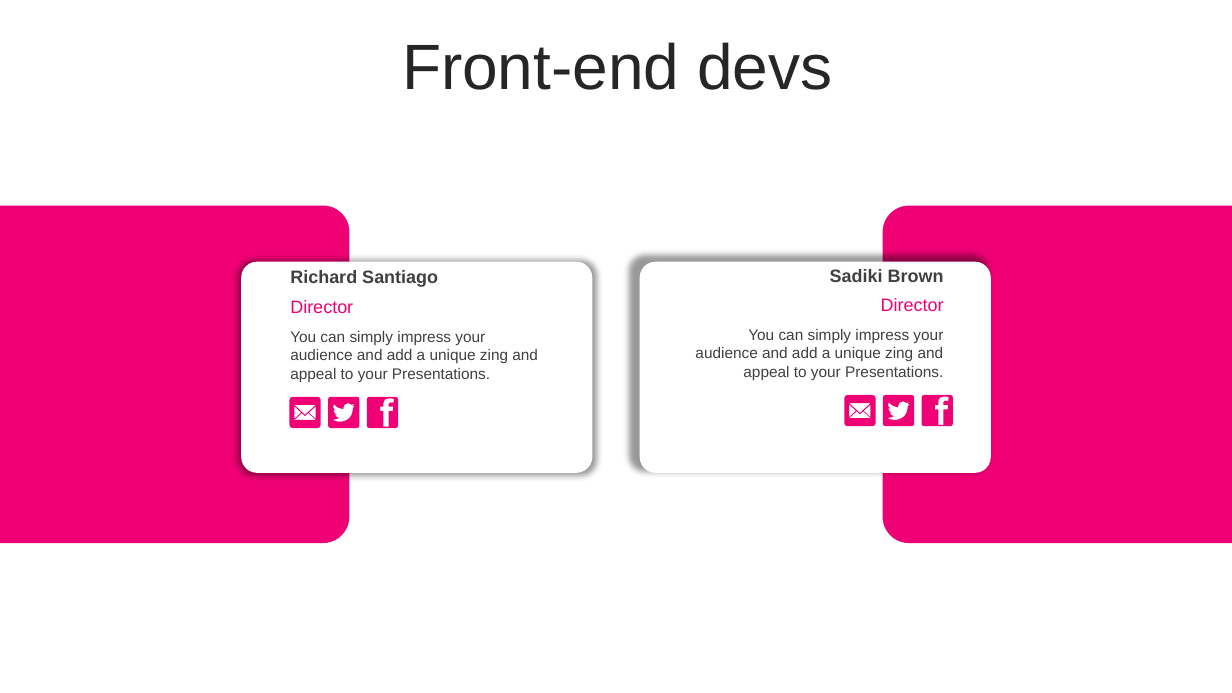
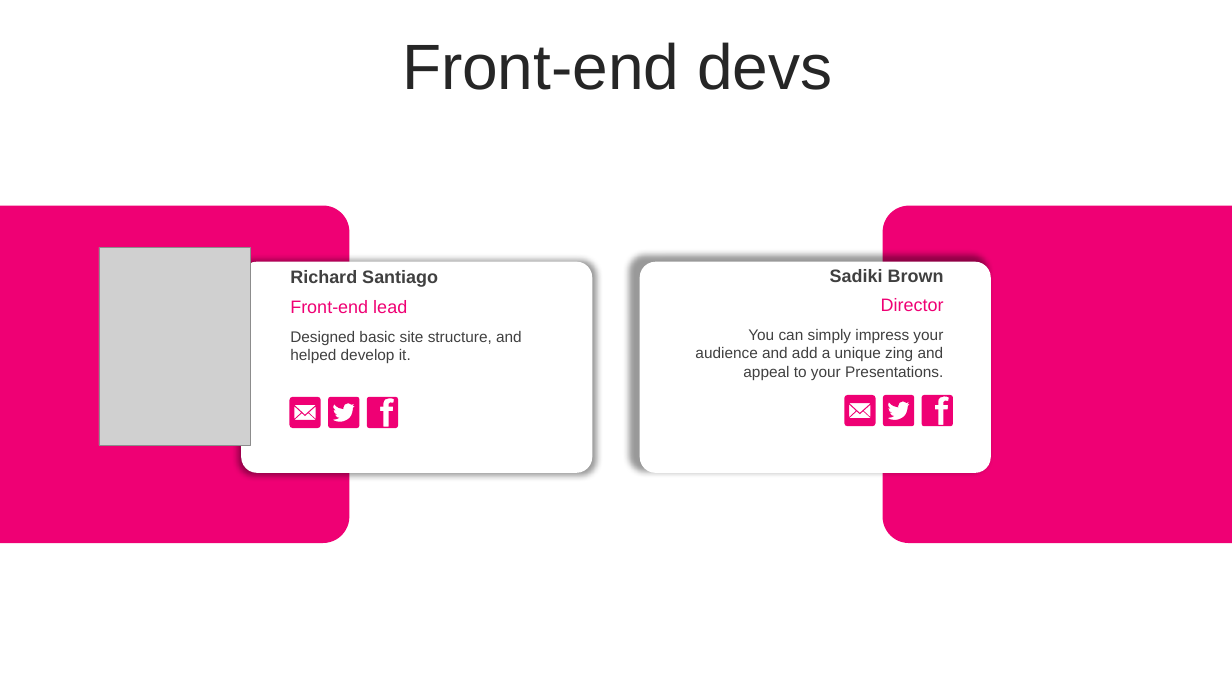
Before and after one commit to cen4010-s2019-g01/TeamProject, a slide deck: slide 2 of CritiqueCafe Project/M5PPT-WIP.pptx. Drawn at 1232x693 pixels with LibreOffice and Linux fonts; fonts in the diff are those of the drawing; grey boxes stand for pictures. Boxes give left, top, right and bottom in pixels: in the first picture for what was removed or moved away, otherwise in the second. Text is boxed around its words. In the diff, an @@ line names an element or a change of style, - is before the commit and + after.

Commit message:
Add files via upload
My personal info

```diff
--- a/CritiqueCafe Project/M5PPT-WIP.pptx
+++ b/CritiqueCafe Project/M5PPT-WIP.pptx
@@ picture added at (x1=99, y1=248, x2=250, y2=445) @@
@@ text at (x1=290, y1=300, x2=407, y2=313): text changed @@
-Director
+Front-end lead
@@ text at (x1=290, y1=331, x2=522, y2=363): text changed @@
-You can simply impress your audience and add a unique zing and appeal to your Presentations.
+Designed basic site structure, and helped develop it.
```
